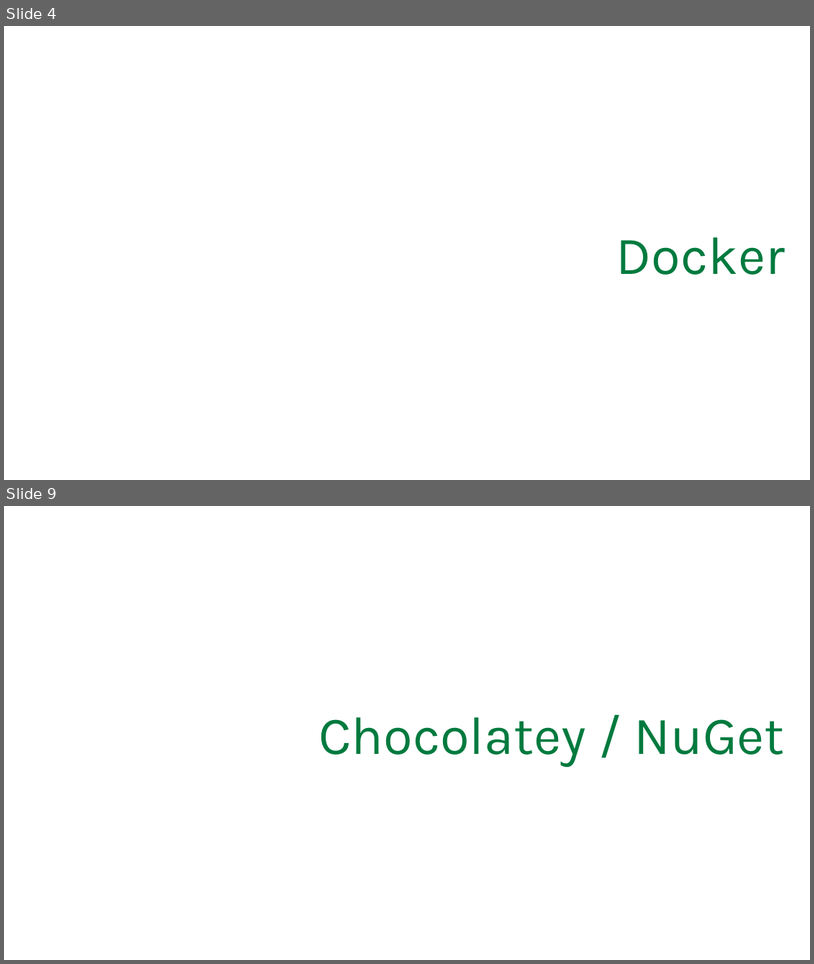
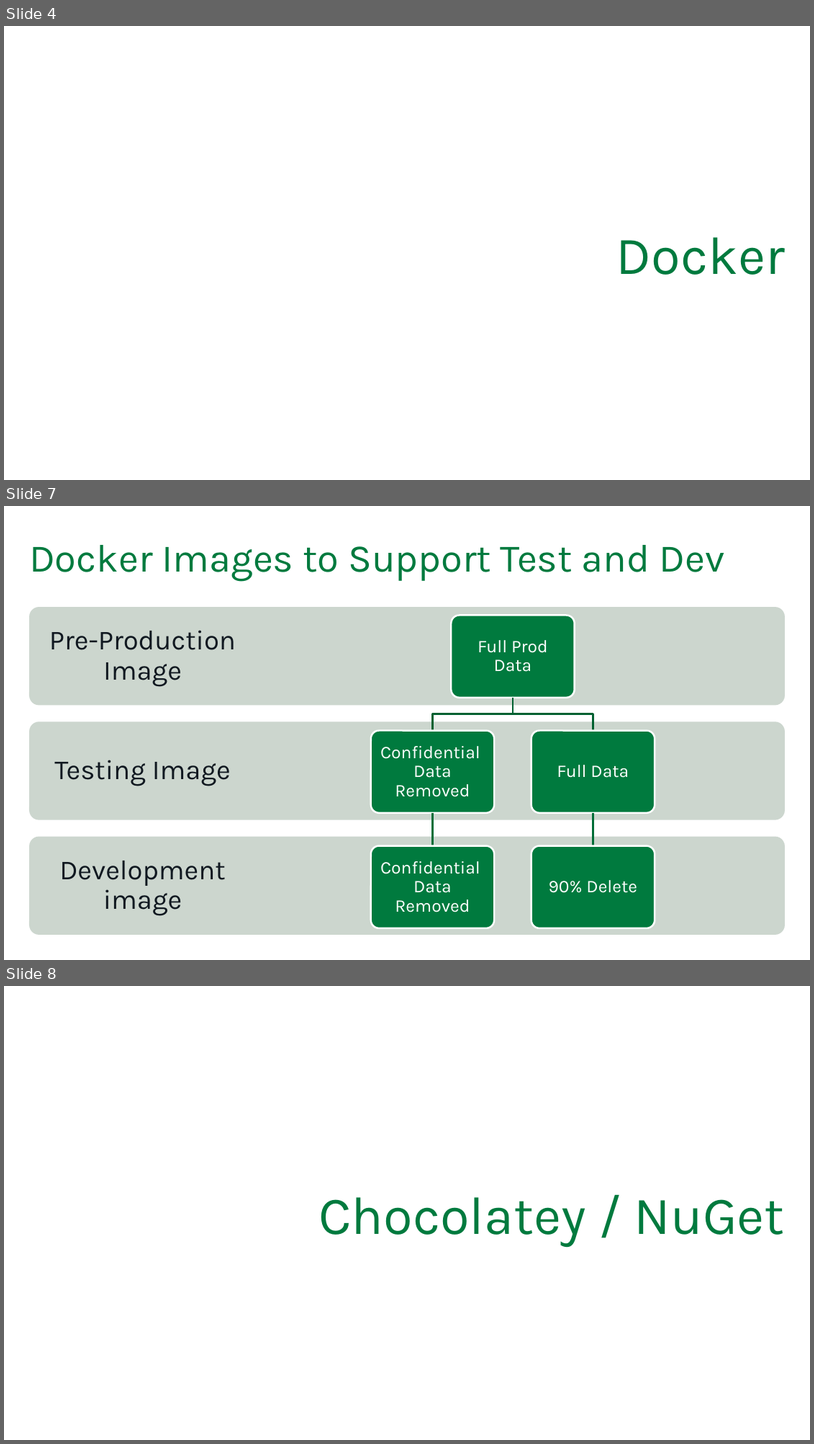
Before and after one commit to SQLPioneer/Presentations, a slide deck: Automation/EnvironmentAutomation.pptx. Shown one above the other, each under a label of ours: slides 4 and 9 before the commit, slides 4, 7 and 8 after it; the slides between them are not shown. The pictures are 814x964 and 814x1444 pixels, drawn with LibreOffice and Linux fonts; fonts in the diff are those of the drawing; background and template pictures are left out. Boxes give left, top, right and bottom in pixels: in the first picture for what was removed or moved away, otherwise in the second. Text is boxed around its words. In the diff, an @@ line names an element or a change of style, - is before the commit and + after.

```diff
--- a/Automation/EnvironmentAutomation.pptx
+++ b/Automation/EnvironmentAutomation.pptx
@@ slide 7 added at <box>4,506,810,960</box>, background #FFFFFF @@
@@ title added at <box>29,545,725,582</box>, 44 pt, text #007A3E @@
+Docker Images to Support Test and Dev
@@ group added at <box>29,607,784,934</box>: 8 rounded rectangles, 8 texts, 4 freeform shapes @@
+Development image
+Testing Image
+Pre-Production Image
+Full Prod Data
+Confidential Data Removed
+Confidential Data Removed
+Full Data
+90% Delete
@@ what was slide 9 is now slide 8 @@
```
Also in this commit, not shown: 3 slides changed, 3 other slides added, 5 slides removed, 4 other files.
